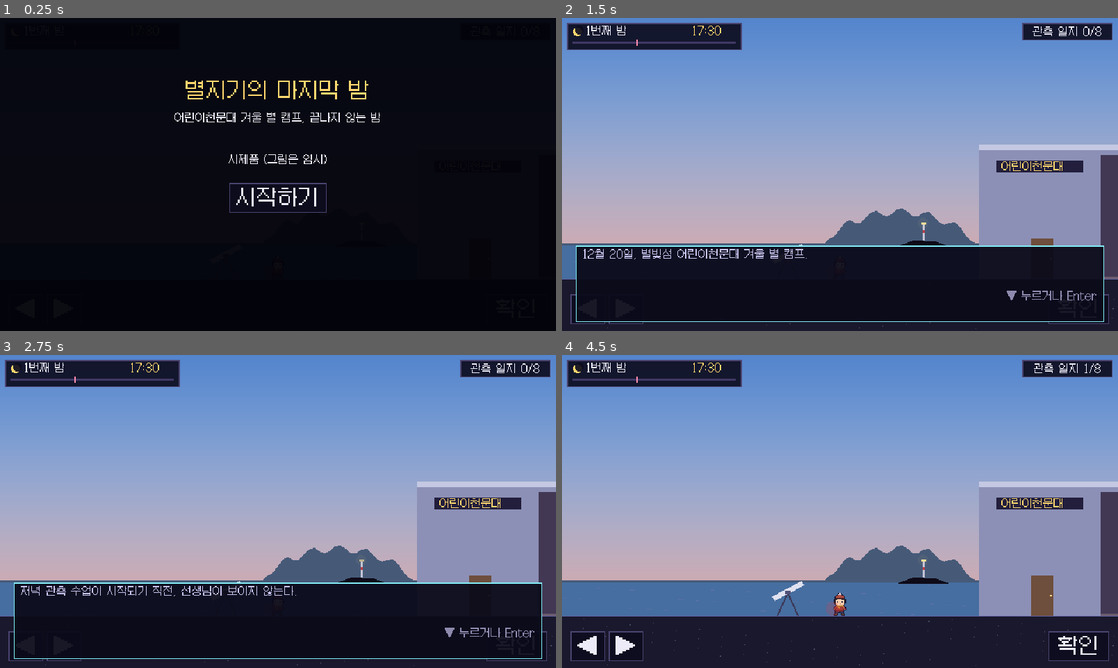
Above: before the commit, frames 1-4 (two rows, left to right).
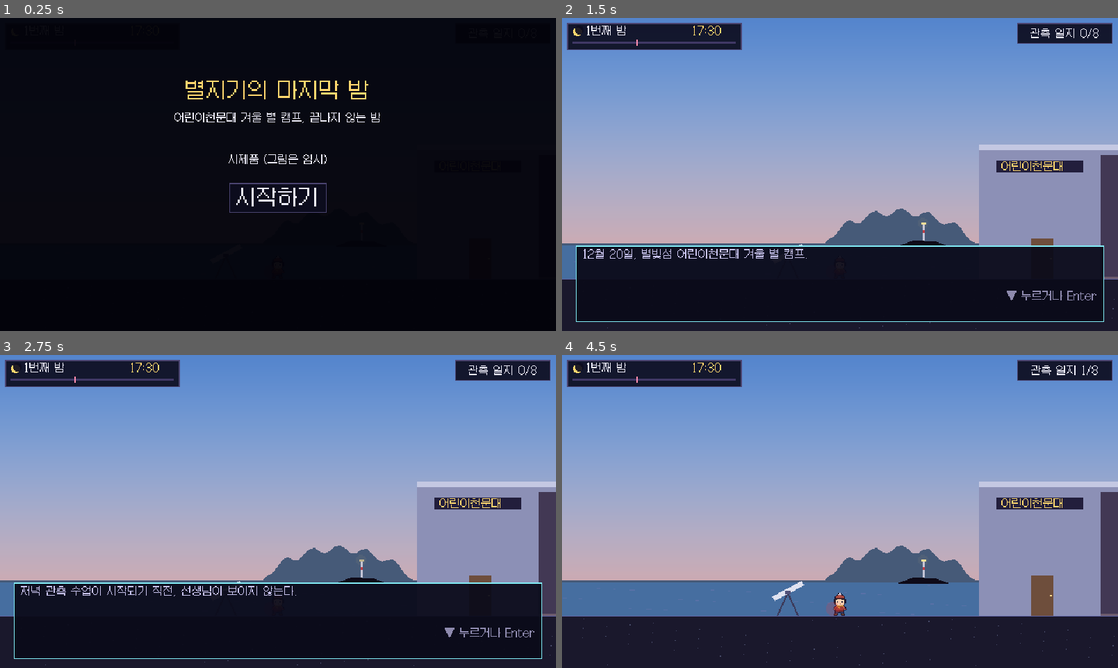
Above: after the commit, the same moments.

Repository: wansu-cho/claudecode
Game: Godot game, scene res://scenes/main.tscn
Two runs of this game, one before a commit and one after it. Both use one fixed random seed, a clock stepped at 60 frames per second and the inputs below.
Inputs (mouse positions are in pixels of both pictures, inside the frame that each line leads up to):
- Up to frame 1 (0.25 s): no input
- Up to frame 2 (1.5 s): click (1079, 309) at 0.5 s, where only the run before the commit has a clickable "확인"; click "시작하기" at 1.25 s
- Up to frame 3 (2.75 s): click "관측 일지 0/8" at 2 s
- Up to frame 4 (4.5 s): click (589, 646) at 2.75 s, where only the run before the commit has a clickable "◀"; click (628, 646) at 3.5 s, where only the run before the commit has a clickable "▶"; tap Enter at 4.25 s; drag from (840, 511) to (895, 442) at 4.27 s

The runs differ from the first frame. In frame 2, 0.5% of the frame differs, in the area x 1-99%, y 1-98%; in frame 3, 0.5%; in frame 4, 1.1%.

Commit message:
Faster time and walking, jump, touch pad, and web build
- Time flows 1.5x faster (night is about 4m40s); walking speed 95 -> 145
- Jump (Space/W/Up or tap right half); double jump ready behind Game.double_jump
- Remove on-screen arrow/confirm buttons; floating virtual pad on the left half,
  tap the [..] prompt bubble to interact; multitouch supported
- Ignore the emulated click that follows a touch when dialogs open
- Portrait warning; compatibility renderer and Web export preset
- tools/make_web.py packs the engine as gzip (38MB -> 9MB) with an in-page loader

Co-Authored-By: Claude Opus 5.5 <noreply@anthropic.com>
Claude-Session: https://claude.ai/code/session_011kdEDmLdS2a4uGbf8UfqNv

Diff:
--- a/project.godot
+++ b/project.godot
@@ -37,6 +37,9 @@
 
 [rendering]
 
+renderer/rendering_method="gl_compatibility"
+renderer/rendering_method.mobile="gl_compatibility"
+
 textures/canvas_textures/default_texture_filter=0
 2d/snap/snap_2d_transforms_to_pixel=true
 2d/snap/snap_2d_vertices_to_pixel=true
--- a/scripts/game.gd
+++ b/scripts/game.gd
@@ -9,7 +9,7 @@
 
 const NIGHT_LEN := 840.0          # 17:30 ~ 07:30, 14시간
 const START_CLOCK := 17 * 60 + 30
-const SEC_PER_MIN := 0.5          # 실제 0.5초 = 게임 1분 (한 밤 = 약 7분)
+const SEC_PER_MIN := 1.0 / 3.0    # 실제 1/3초 = 게임 1분 (한 밤 = 약 4분 40초)
 const SAVE_PATH := "user://save.json"
 
 var minutes := 0.0
@@ -18,6 +18,7 @@
 var facts := {}                   # 알아낸 사실 id -> true
 var freed := {}                   # 아침으로 돌아간 사람 id -> true
 var night := {}                   # 이번 밤에만 쓰는 기록
+var double_jump := false          # 나중에 퀘스트로 얻는 두 번 점프
 var _freeze := 0
 
 
@@ -88,13 +89,14 @@
 	loop = 1
 	facts = {}
 	freed = {}
+	double_jump = false
 	save()
 
 
 func save() -> void:
 	var f := FileAccess.open(SAVE_PATH, FileAccess.WRITE)
 	if f:
-		f.store_string(JSON.stringify({"loop": loop, "facts": facts.keys(), "freed": freed.keys()}))
+		f.store_string(JSON.stringify({"loop": loop, "facts": facts.keys(), "freed": freed.keys(), "double_jump": double_jump}))
 
 
 func load_save() -> bool:
@@ -110,4 +112,5 @@
 	freed = {}
 	for id in data.get("freed", []):
 		freed[id] = true
+	double_jump = bool(data.get("double_jump", false))
 	return true
--- a/scripts/main.gd
+++ b/scripts/main.gd
@@ -3,12 +3,14 @@
 ##   제목 → (첫 밤이면) 도입 이야기 → 섬 탐험 → 07:30 해돋이 → 다음 밤 (관측 일지는 남음)
 ##
 ## 조작
-##   이동: ← → 또는 A D (터치: ◀ ▶ 누르고 있기)
-##   확인/대화: Space, E, Enter (터치: 확인)
+##   이동: ← → 또는 A D (터치: 화면 왼쪽을 누른 채 끌기)
+##   점프: Space, W, ↑ (터치: 화면 오른쪽 탭)
+##   확인/대화: E, Enter (터치: [눌러서 …] 말풍선 탭)
 ##   관측 일지: J (터치: 위쪽 버튼)
 
 const WorldScript := preload("res://scripts/world.gd")
 const HudScript := preload("res://scripts/ui/hud.gd")
+const PadScript := preload("res://scripts/ui/touch_pad.gd")
 const DialogueScript := preload("res://scripts/ui/dialogue_box.gd")
 const CardScript := preload("res://scripts/ui/card.gd")
 const JournalScript := preload("res://scripts/ui/journal_view.gd")
@@ -17,6 +19,7 @@
 
 var world: Control
 var hud: Control
+var pad: Control
 var dialogue: Control
 var overlay_layer: Control
 var _overlay: Control = null
@@ -28,11 +31,14 @@
 	world = WorldScript.new()
 	add_child(world)
 	world.interact.connect(_on_interact)
+	pad = PadScript.new()
+	pad.world = world
+	add_child(pad)
+	pad.jump.connect(func(): world.jump())
+	pad.interact.connect(func(): world.try_interact())
 	hud = HudScript.new()
-	hud.world = world
 	add_child(hud)
 	hud.journal_pressed.connect(open_journal)
-	hud.action_pressed.connect(func(): world.try_interact())
 	overlay_layer = Control.new()
 	overlay_layer.set_anchors_and_offsets_preset(Control.PRESET_FULL_RECT)
 	overlay_layer.mouse_filter = Control.MOUSE_FILTER_IGNORE
@@ -90,6 +96,7 @@
 func _process(_delta: float) -> void:
 	var can_move := _overlay == null and not dialogue.visible and not _busy
 	world.active = can_move and Game.running
+	pad.enabled = world.active
 	hud.visible = _overlay == null
 	if Game.running and Game.minutes >= Game.NIGHT_LEN and not _ending and not _busy:
 		_ending = true
@@ -101,9 +108,12 @@
 		return
 	if _overlay != null or dialogue.visible or _busy:
 		return
-	if event.keycode in [KEY_SPACE, KEY_E, KEY_ENTER, KEY_KP_ENTER]:
+	if event.keycode in [KEY_E, KEY_ENTER, KEY_KP_ENTER]:
 		get_viewport().set_input_as_handled()
 		world.try_interact()
+	elif event.keycode in [KEY_SPACE, KEY_W, KEY_UP]:
+		get_viewport().set_input_as_handled()
+		world.jump()
 	elif event.keycode == KEY_J:
 		get_viewport().set_input_as_handled()
 		open_journal()
--- a/scripts/ui/card.gd
+++ b/scripts/ui/card.gd
@@ -8,6 +8,7 @@
 var _buttons: Array
 var _title: String
 var _bg: Color
+var _opened_at := 0
 
 
 func _init(title: String, lines: Array, buttons: Array = [], bg := Color(0.01, 0.01, 0.04, 0.96)) -> void:
@@ -20,6 +21,7 @@
 func _ready() -> void:
 	set_anchors_and_offsets_preset(Control.PRESET_FULL_RECT)
 	mouse_filter = Control.MOUSE_FILTER_STOP
+	_opened_at = Time.get_ticks_msec()
 	var box := VBoxContainer.new()
 	box.set_anchors_and_offsets_preset(Control.PRESET_FULL_RECT)
 	box.offset_left = 60
@@ -53,7 +55,8 @@
 func _gui_input(event: InputEvent) -> void:
 	if _buttons.is_empty() and event is InputEventMouseButton and event.pressed and event.button_index == MOUSE_BUTTON_LEFT:
 		accept_event()
-		_finish(0)
+		if Time.get_ticks_msec() - _opened_at > 300:
+			_finish(0)
 
 
 func _unhandled_input(event: InputEvent) -> void:
--- a/scripts/ui/dialogue_box.gd
+++ b/scripts/ui/dialogue_box.gd
@@ -12,6 +12,7 @@
 var _hint: Label
 var _choices: VBoxContainer
 var _waiting := false
+var _opened_at := 0
 
 
 func _ready() -> void:
@@ -54,6 +55,7 @@
 		_text.add_theme_color_override("font_color", Pal.TEXT if who != "" else Color("c9c4ee"))
 		_hint.visible = true
 		_waiting = true
+		_opened_at = Time.get_ticks_msec()
 		await _next
 	_waiting = false
 	visible = false
@@ -83,7 +85,8 @@
 func _gui_input(event: InputEvent) -> void:
 	if _waiting and event is InputEventMouseButton and event.pressed and event.button_index == MOUSE_BUTTON_LEFT:
 		accept_event()
-		_next.emit()
+		if Time.get_ticks_msec() - _opened_at > 200:
+			_next.emit()
 
 
 func _unhandled_input(event: InputEvent) -> void:
--- a/scripts/ui/hud.gd
+++ b/scripts/ui/hud.gd
@@ -1,47 +1,21 @@
 extends Control
-## 화면 위아래의 정보와 터치 버튼입니다.
-## 위: 몇 번째 밤, 시각, 밤 진행 막대 / 관측 일지 버튼
-## 아래: ◀ ▶ (누르고 있는 동안 이동), 확인 버튼
+## 화면 위쪽 정보입니다.
+## 왼쪽: 몇 번째 밤, 시각, 밤 진행 막대 / 오른쪽: 관측 일지 버튼
+## (이동, 점프, 확인은 가상 키패드와 키보드로 합니다)
 
 signal journal_pressed
-signal action_pressed
 
-var world: Control
 var _journal_btn: Button
 
 
 func _ready() -> void:
 	set_anchors_and_offsets_preset(Control.PRESET_FULL_RECT)
 	mouse_filter = Control.MOUSE_FILTER_IGNORE
-
 	_journal_btn = Pal.button("관측 일지")
-	_journal_btn.position = Vector2(530, 6)
-	_journal_btn.custom_minimum_size = Vector2(104, 20)
+	_journal_btn.position = Vector2(524, 6)
+	_journal_btn.custom_minimum_size = Vector2(110, 24)
 	_journal_btn.pressed.connect(func(): journal_pressed.emit())
 	add_child(_journal_btn)
-
-	for spec in [["◀", Vector2(10, 318), -1], ["▶", Vector2(54, 318), 1]]:
-		var b := Pal.button(spec[0], Pal.BIG)
-		b.position = spec[1]
-		b.custom_minimum_size = Vector2(38, 34)
-		var dir: int = spec[2]
-		b.button_down.connect(func(): _hold(dir, true))
-		b.button_up.connect(func(): _hold(dir, false))
-		add_child(b)
-	var ok := Pal.button("확인", Pal.BIG)
-	ok.position = Vector2(560, 318)
-	ok.custom_minimum_size = Vector2(70, 34)
-	ok.pressed.connect(func(): action_pressed.emit())
-	add_child(ok)
-
-
-func _hold(dir: int, on: bool) -> void:
-	if world == null:
-		return
-	if dir < 0:
-		world.hold_left = on
-	else:
-		world.hold_right = on
 
 
 func _process(_delta: float) -> void:
@@ -59,9 +33,14 @@
 	draw_circle(Vector2(20, 14), 5, Pal.PANEL)
 	draw_string(font, Vector2(28, 20), "%d번째 밤" % Game.loop, HORIZONTAL_ALIGNMENT_LEFT, -1, Pal.SMALL, Pal.TEXT)
 	draw_string(font, Vector2(150, 20), Game.clock(), HORIZONTAL_ALIGNMENT_LEFT, -1, Pal.SMALL, Pal.GOLD)
-	# 밤 진행 막대 (17:30 → 07:30), 빨간 점: 23시 물때
+	# 밤 진행 막대 (17:30 → 07:30), 분홍 점: 23시 물때
 	var bar := Rect2(12, 27, 188, 3)
 	draw_rect(bar, Color(0.25, 0.22, 0.4))
 	draw_rect(Rect2(bar.position, Vector2(bar.size.x * Game.minutes / Game.NIGHT_LEN, 3)), Pal.CYAN)
 	var tide := bar.position.x + bar.size.x * Game.at("23:00") / Game.NIGHT_LEN
 	draw_rect(Rect2(tide, 25, 1, 7), Pal.PINK)
+	# 폰을 세로로 들고 있으면 안내
+	var win := DisplayServer.window_get_size()
+	if win.y > win.x:
+		draw_rect(Rect2(0, 150, Pal.SCREEN.x, 60), Color(0, 0, 0, 0.8))
+		draw_string(font, Vector2(0, 186), "폰을 가로로 돌려 주세요", HORIZONTAL_ALIGNMENT_CENTER, Pal.SCREEN.x, Pal.BIG, Pal.GOLD)
--- /dev/null
+++ b/scripts/ui/touch_pad.gd
@@ -0,0 +1,81 @@
+extends Control
+## 폰용 가상 키패드입니다. 화면에 버튼을 두지 않고, 손가락 위치로 조작합니다.
+##   화면 왼쪽 절반: 누른 채로 좌우로 끌면 이동 (누른 자리에 패드가 나타남)
+##   화면 오른쪽 절반: 탭하면 점프
+##   [눌러서 ...] 말풍선: 탭하면 확인/대화
+## 손가락 두 개를 동시에 쓸 수 있습니다. (왼손 이동 + 오른손 점프)
+
+signal jump
+signal interact
+
+const DEAD := 6.0         # 이 거리보다 적게 끌면 멈춤
+const FULL := 34.0        # 이만큼 끌면 최고 속도
+
+var world: Control
+var enabled := true
+var _move_index := -1
+var _origin := Vector2.ZERO
+var _knob := Vector2.ZERO
+var _hint_t := 6.0
+
+
+func _ready() -> void:
+	set_anchors_and_offsets_preset(Control.PRESET_FULL_RECT)
+	mouse_filter = Control.MOUSE_FILTER_IGNORE
+
+
+func _input(event: InputEvent) -> void:
+	if not (event is InputEventScreenTouch or event is InputEventScreenDrag):
+		return
+	if not enabled:
+		_release()
+		return
+	var p: Vector2 = make_input_local(event).position
+	if event is InputEventScreenTouch:
+		if event.pressed:
+			if p.y < 40:
+				return                                   # 위쪽 정보 띠 (관측 일지 버튼)
+			if world.prompt_rect.has_area() and world.prompt_rect.has_point(p):
+				interact.emit()
+			elif p.x < size.x / 2.0:
+				if _move_index == -1:
+					_move_index = event.index
+					_origin = p
+					_knob = p
+			else:
+				jump.emit()
+			_hint_t = 0.0
+		elif event.index == _move_index:
+			_release()
+	elif event.index == _move_index:
+		_knob = p
+		var dx := p.x - _origin.x
+		world.pad_dir = 0.0 if absf(dx) < DEAD else clampf(dx / FULL, -1.0, 1.0)
+		if absf(dx) > FULL * 1.6:                     # 손가락이 멀리 가면 패드가 따라감
+			_origin.x = p.x - signf(dx) * FULL * 1.6
+
+
+func _release() -> void:
+	_move_index = -1
+	if world:
+		world.pad_dir = 0.0
+
+
+func _process(delta: float) -> void:
+	_hint_t = maxf(_hint_t - delta, 0.0)
+	queue_redraw()
+
+
+func _draw() -> void:
+	if not enabled:
+		return
+	if _move_index != -1:
+		draw_circle(_origin, FULL, Color(1, 1, 1, 0.08))
+		draw_arc(_origin, FULL, 0, TAU, 32, Color(1, 1, 1, 0.25), 1.0)
+		var k := _origin + Vector2(clampf(_knob.x - _origin.x, -FULL, FULL), 0)
+		draw_circle(k, 12, Color(1, 1, 1, 0.3))
+	if _hint_t > 0.0 and DisplayServer.is_touchscreen_available():
+		var a := minf(_hint_t, 1.0) * 0.8
+		var font := get_theme_default_font()
+		draw_string(font, Vector2(40, 330), "← 왼쪽: 누른 채 끌어서 이동 →", HORIZONTAL_ALIGNMENT_LEFT, -1, Pal.SMALL, Color(1, 1, 1, a))
+		draw_string(font, Vector2(400, 330), "오른쪽: 탭하면 점프", HORIZONTAL_ALIGNMENT_LEFT, -1, Pal.SMALL, Color(1, 1, 1, a))
--- a/scripts/views/sky_view.gd
+++ b/scripts/views/sky_view.gd
@@ -30,11 +30,13 @@
 var _status := ""
 var _status_t := 0.0
 var _t := 0.0
+var _opened_at := 0
 
 
 func _ready() -> void:
 	set_anchors_and_offsets_preset(Control.PRESET_FULL_RECT)
 	mouse_filter = Control.MOUSE_FILTER_STOP
+	_opened_at = Time.get_ticks_msec()
 	var row := HBoxContainer.new()
 	row.position = Vector2(430, 330)
 	row.add_theme_constant_override("separation", 8)
@@ -87,7 +89,8 @@
 func _gui_input(event: InputEvent) -> void:
 	if event is InputEventMouseButton and event.pressed and event.button_index == MOUSE_BUTTON_LEFT:
 		accept_event()
-		press(event.position)
+		if Time.get_ticks_msec() - _opened_at > 300:
+			press(event.position)
 
 
 func _unhandled_input(event: InputEvent) -> void:
--- a/scripts/world.gd
+++ b/scripts/world.gd
@@ -11,7 +11,9 @@
 const GROUND := 300.0
 const HOR := 262.0
 const SKY_K := 3.0
-const SPEED := 95.0
+const SPEED := 145.0
+const JUMP_V := 235.0       # 점프 처음 속도 (픽셀/초)
+const GRAVITY := 780.0
 const NPC_SPEED := 55.0
 const REACH := 26.0
 
@@ -33,8 +35,11 @@
 var facing := -1
 var walk_t := 0.0
 var active := true
-var hold_left := false
-var hold_right := false
+var pad_dir := 0.0           # 가상 키패드 입력 (-1 ~ 1)
+var y_off := 0.0             # 점프 높이 (위가 −)
+var vy := 0.0
+var jumps := 0
+var prompt_rect := Rect2()   # 화면에 보이는 [확인] 말풍선 (누르면 상호작용)
 var nearest := ""
 var keti_x := KETI_HOME
 var dolsoe_x := DOLSOE_HOME
@@ -50,6 +55,9 @@
 
 func reset_night() -> void:
 	player_x = 1400.0
+	y_off = 0.0
+	vy = 0.0
+	jumps = 0
 	keti_x = KETI_HOME
 	dolsoe_x = DOLSOE_HOME
 	boat_x = BOAT_X
@@ -83,17 +91,25 @@
 func _process(delta: float) -> void:
 	_t += delta
 	if active:
-		var dir := 0
-		if hold_left or Input.is_physical_key_pressed(KEY_LEFT) or Input.is_physical_key_pressed(KEY_A):
-			dir -= 1
-		if hold_right or Input.is_physical_key_pressed(KEY_RIGHT) or Input.is_physical_key_pressed(KEY_D):
-			dir += 1
-		if dir != 0:
-			facing = dir
+		var dir := pad_dir
+		if Input.is_physical_key_pressed(KEY_LEFT) or Input.is_physical_key_pressed(KEY_A):
+			dir = -1.0
+		if Input.is_physical_key_pressed(KEY_RIGHT) or Input.is_physical_key_pressed(KEY_D):
+			dir = 1.0
+		if absf(dir) > 0.05:
+			facing = 1 if dir > 0 else -1
 			walk_t += delta
 			player_x = clampf(player_x + dir * SPEED * delta, 12.0, WORLD_W - 12.0)
 		else:
 			walk_t = 0.0
+	# 점프
+	if y_off < 0.0 or vy < 0.0:
+		vy += GRAVITY * delta
+		y_off += vy * delta
+		if y_off >= 0.0:
+			y_off = 0.0
+			vy = 0.0
+			jumps = 0
 
 	var ks := keti_state()
 	if ks == "hall" or ks == "yard":
@@ -129,6 +145,18 @@
 			best_d = d
 			best = t["id"]
 	return best
+
+
+## 점프 (두 번 점프는 Game.double_jump를 얻으면 가능)
+func jump() -> void:
+	if not active:
+		return
+	var max_jumps := 2 if Game.double_jump else 1
+	if jumps < max_jumps:
+		vy = -JUMP_V
+		jumps += 1
+		if y_off == 0.0:
+			y_off = -0.01
 
 
 func try_interact() -> void:
@@ -289,22 +317,29 @@
 		var feet := Vector2(dolsoe_x, GROUND - (4 if dolsoe_x < 520 else 0))
 		Sprites.draw_aura(self, Sprites.DOLSOE, feet, Color(0.5, 0.92, 0.97, 0.8))
 		Sprites.draw(self, Sprites.DOLSOE, Sprites.DOLSOE_PAL, feet, player_x < dolsoe_x)
-	var bob := 1.0 if int(walk_t * 8.0) % 2 == 1 else 0.0
+	var bob := 1.0 if int(walk_t * 10.0) % 2 == 1 and y_off == 0.0 else 0.0
 	var on_pier := player_x < 520
-	var feet := Vector2(player_x, GROUND - bob - (4 if on_pier else 0))
+	var ground_y := GROUND - (4 if on_pier else 0)
+	if y_off < 0.0:
+		var w := 12.0 * (1.0 + y_off / 80.0)
+		draw_rect(Rect2(player_x - w / 2.0, ground_y - 1, w, 2), Color(0, 0, 0, 0.35))
+	var feet := Vector2(player_x, ground_y - bob + y_off)
 	Sprites.draw(self, Sprites.HERO, Sprites.HERO_PAL, feet, facing > 0)
 	var light := feet + Vector2(8 * (1 if facing > 0 else -1), -8)
 	draw_circle(light, 8, Color(1, 0.2, 0.2, 0.18))
 
 
 func _draw_prompt() -> void:
+	prompt_rect = Rect2()
 	if nearest == "" or not active:
 		return
-	var text := "[확인] " + label_of(nearest)
+	var key := "눌러서" if DisplayServer.is_touchscreen_available() else "E"
+	var text := "[%s] %s" % [key, label_of(nearest)]
 	var font := get_theme_default_font()
 	var w := font.get_string_size(text, HORIZONTAL_ALIGNMENT_LEFT, -1, Pal.SMALL).x + 12
 	var x := clampf(player_x - cam - w / 2.0, 4, Pal.SCREEN.x - w - 4)
-	var r := Rect2(x, GROUND - 64, w, 16)
+	var r := Rect2(x, GROUND - 70, w, 20)
+	prompt_rect = r.grow(6)
 	draw_rect(r, Pal.PANEL)
 	draw_rect(r, Pal.CYAN, false, 1.0)
-	draw_string(font, r.position + Vector2(6, 12), text, HORIZONTAL_ALIGNMENT_LEFT, -1, Pal.SMALL, Pal.TEXT)
+	draw_string(font, r.position + Vector2(6, 14), text, HORIZONTAL_ALIGNMENT_LEFT, -1, Pal.SMALL, Pal.TEXT)
Not shown, added: export_presets.cfg
Not shown, added: scripts/ui/touch_pad.gd.uid
Not shown, added: tests/autoplay.gd.uid
Not shown, changed: README.md
Not shown, changed: docs/기획서.md
Not shown, added: tools/make_web.py
